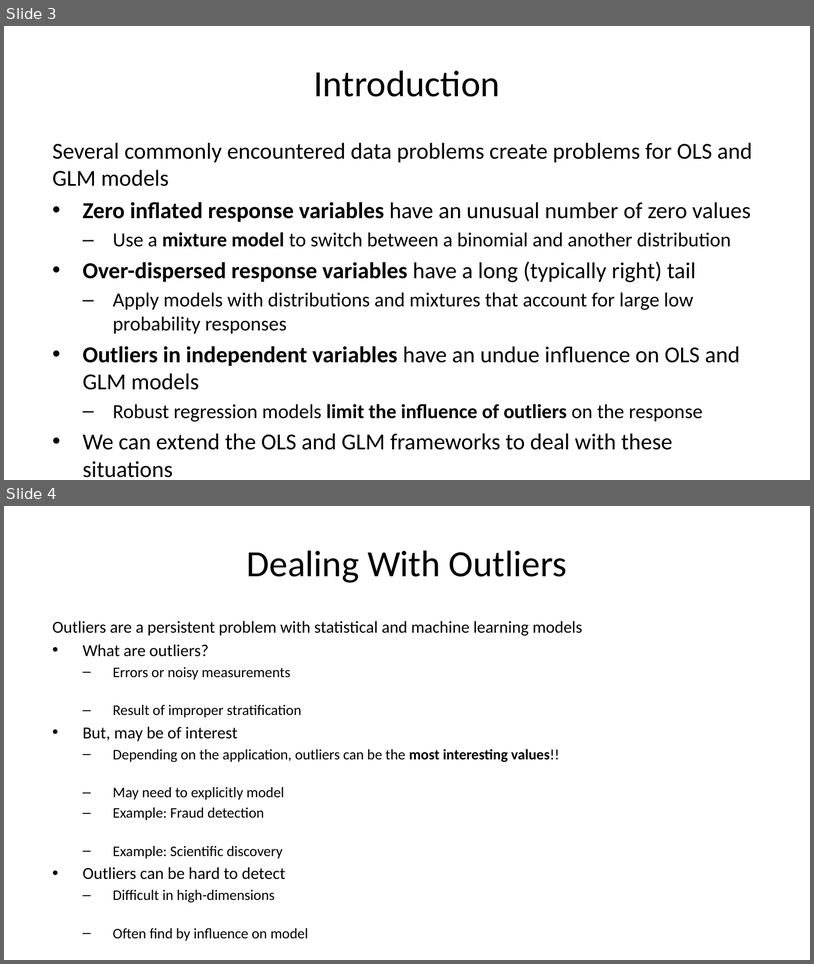
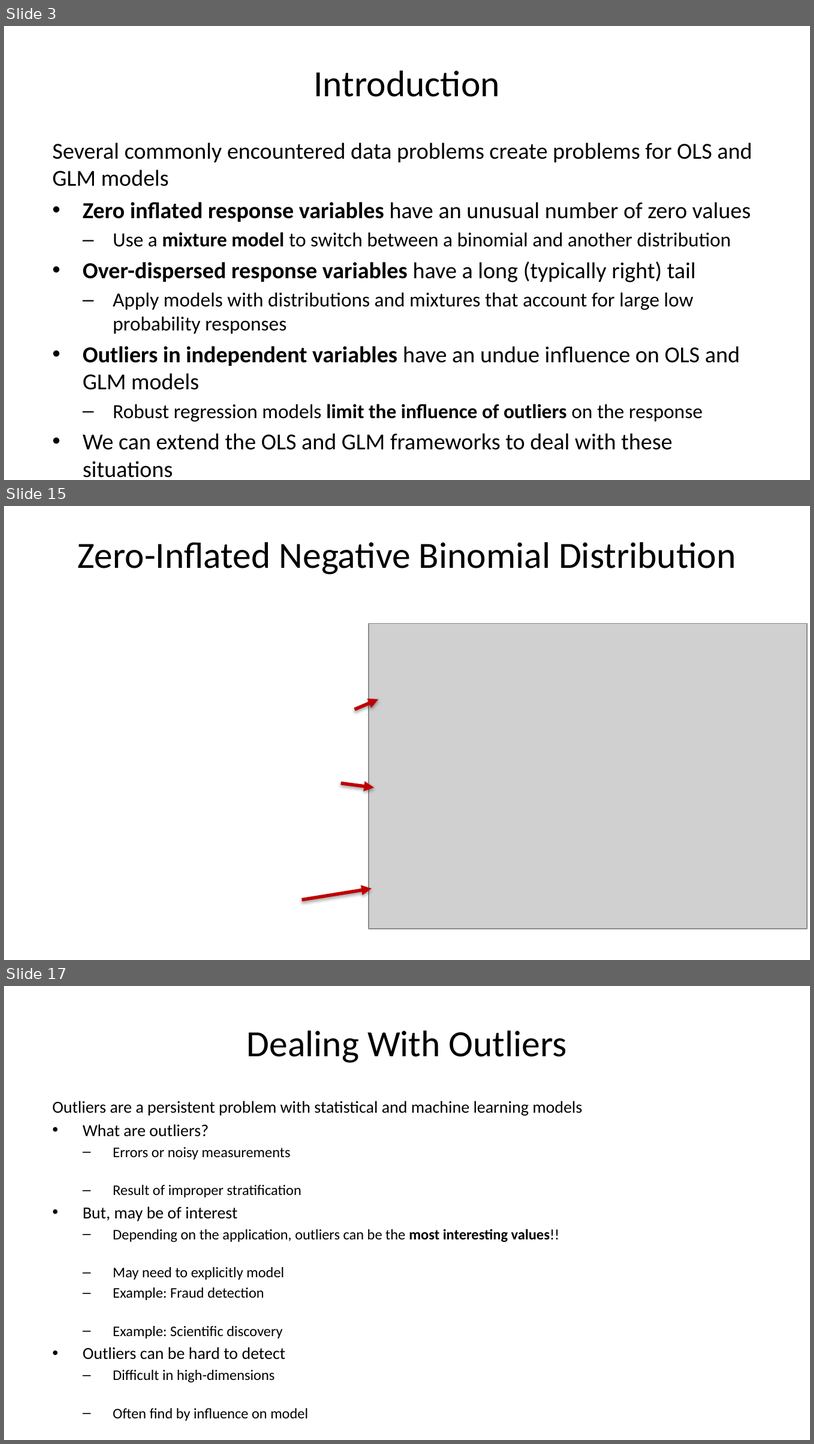
Before and after one commit to StephenElston/CSCI-E-83, a slide deck: LectureSlides/10b_ModelsFor OutliersAndOverdispersion.pptx. Shown one above the other, each under a label of ours: slides 3 and 4 before the commit, slides 3, 15 and 17 after it; the slides between them are not shown. The pictures are 814x964 and 814x1444 pixels, drawn with LibreOffice and Linux fonts; fonts in the diff are those of the drawing; grey boxes stand for pictures. Boxes give left, top, right and bottom in pixels: in the first picture for what was removed or moved away, otherwise in the second. Text is boxed around its words. In the diff, an @@ line names an element or a change of style, - is before the commit and + after.

Commit message:
Added slides on zero-inflated and over-dispersed distributions

```diff
--- a/LectureSlides/10b_ModelsFor OutliersAndOverdispersion.pptx
+++ b/LectureSlides/10b_ModelsFor OutliersAndOverdispersion.pptx
@@ slide 15 added at (x1=4, y1=506, x2=810, y2=960), background #FFFFFF @@
@@ title added at (x1=78, y1=542, x2=736, y2=574), 33 pt, text #000000 @@
+Zero-Inflated Negative Binomial Distribution
@@ picture added at (x1=368, y1=624, x2=807, y2=928) @@
@@ arrow added from (355, 709) to (379, 699), #C00000 3 pt @@
@@ arrow added from (341, 783) to (374, 787), #C00000 3 pt @@
@@ arrow added from (302, 900) to (372, 888), #C00000 3 pt @@
@@ what was slide 4 is now slide 17 @@
```
Also in this commit, not shown: 12 other slides added.
